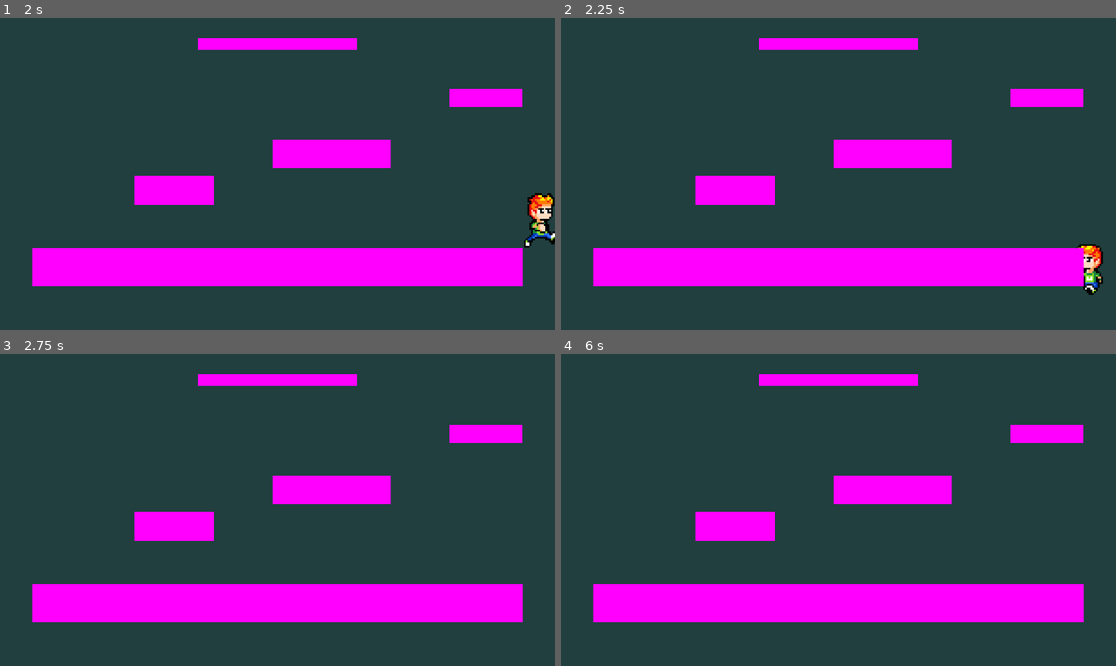
Above: before the commit, frames 1-4 (two rows, left to right).
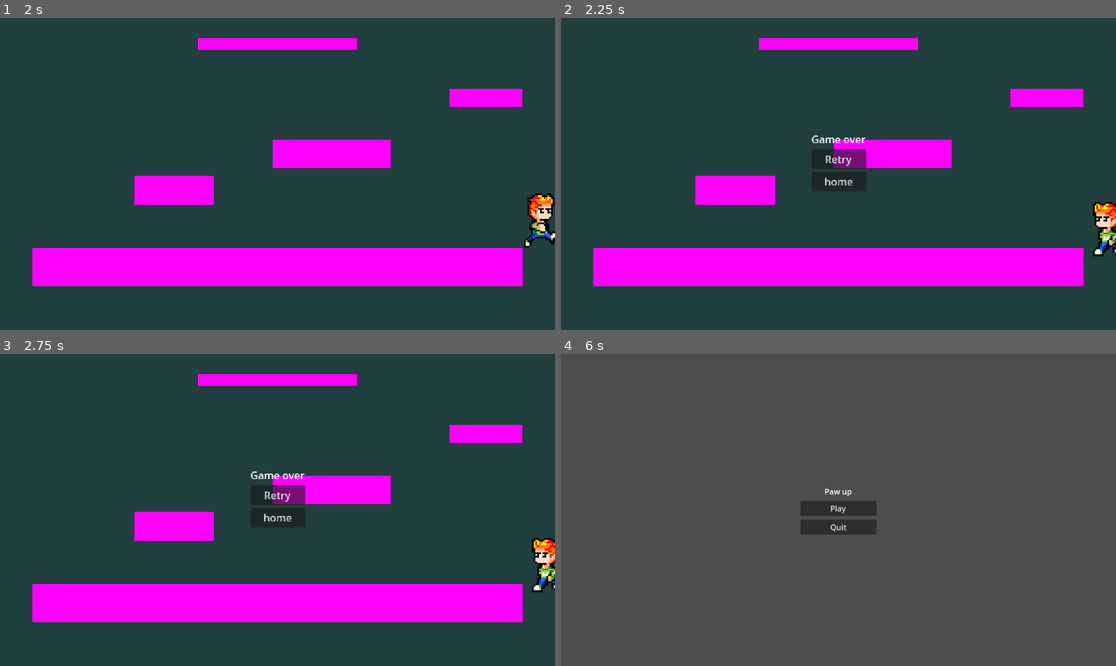
Above: after the commit, the same moments.

Repository: awowy/Cat-Game
Game: Godot game, scene res://scenes/main.tscn
Two runs of this game, one before a commit and one after it. Both use one fixed random seed, a clock stepped at 60 frames per second and the inputs below.
Inputs (mouse positions are in pixels of both pictures, inside the frame that each line leads up to):
- Up to frame 1 (2 s): tap Enter (ui_accept) at 0.5, 0.77, 1.52 s; hold D (Right) from 0.53 s (still down)
- Up to frame 2 (2.25 s): release D (Right) at 2.03 s; hold A (Left) from 2.03 s (still down)
- Up to frame 3 (2.75 s): keep holding A (Left)
- Up to frame 4 (6 s): release A (Left) at 2.75 s; click (838, 494) at 2.75 s, where only the run after the commit has a clickable "Retry"; hold D (Right) 3.53-5.03 s; tap Enter (ui_accept) at 3.77, 4.52, 5.27 s; hold A (Left) 5.03-5.75 s; click (838, 516) at 5.75 s, where only the run after the commit has a clickable "home"

Frame 1 is identical in both runs. In frame 2, 1.6% of the frame differs, in the area x 45-100%, y 37-89%; in frame 3, 1.2%; in frame 4, 99%, in the area x 0-100%, y 0-100%.

Commit message:
feat: add game over

Diff:
--- /dev/null
+++ b/cat-game/scenes/gameover.tscn
@@ -0,0 +1,41 @@
+[gd_scene load_steps=2 format=3 uid="uid://d2oykhduxfl88"]
+
+[ext_resource type="Script" uid="uid://dplnrxhyeasli" path="res://scripts/gameover.gd" id="1_ncp31"]
+
+[node name="Gameover" type="Control"]
+layout_mode = 3
+anchors_preset = 15
+anchor_right = 1.0
+anchor_bottom = 1.0
+grow_horizontal = 2
+grow_vertical = 2
+script = ExtResource("1_ncp31")
+
+[node name="VBoxContainer" type="VBoxContainer" parent="."]
+layout_mode = 1
+anchors_preset = 8
+anchor_left = 0.5
+anchor_top = 0.5
+anchor_right = 0.5
+anchor_bottom = 0.5
+offset_left = -20.0
+offset_top = -20.0
+offset_right = 20.0
+offset_bottom = 20.0
+grow_horizontal = 2
+grow_vertical = 2
+
+[node name="Label" type="Label" parent="VBoxContainer"]
+layout_mode = 2
+text = "Game over"
+
+[node name="retrybutton" type="Button" parent="VBoxContainer"]
+layout_mode = 2
+text = "Retry"
+
+[node name="homebutton" type="Button" parent="VBoxContainer"]
+layout_mode = 2
+text = "home"
+
+[connection signal="pressed" from="VBoxContainer/retrybutton" to="." method="_on_retrybutton_pressed"]
+[connection signal="pressed" from="VBoxContainer/homebutton" to="." method="_on_homebutton_pressed"]
--- a/cat-game/scenes/main.tscn
+++ b/cat-game/scenes/main.tscn
@@ -1,14 +1,18 @@
-[gd_scene load_steps=7 format=3 uid="uid://b1g2emsj6dnqc"]
+[gd_scene load_steps=9 format=3 uid="uid://b1g2emsj6dnqc"]
 
 [ext_resource type="PackedScene" path="res://scenes/player.tscn" id="1_sugp2"]
-[ext_resource type="PackedScene" uid="uid://coaf5p7klldq2" path="res://scenes/camera_2d.tscn" id="2_jyhfs"]
+[ext_resource type="PackedScene" path="res://scenes/camera_2d.tscn" id="2_jyhfs"]
 [ext_resource type="PackedScene" path="res://scenes/placeholder_ground.tscn" id="3_tbgi4"]
 [ext_resource type="Texture2D" uid="uid://mqx5fysu7ua7" path="res://assets/Metroidvania Placeholder BG assets/Gothicvania/Background/NightTownParallax/night-town-background-sky.png" id="4_jyhfs"]
-[ext_resource type="Script" uid="uid://gbk0f8a8t7nt" path="res://scenes/camera_move_detector.gd" id="5_tbgi4"]
+[ext_resource type="Script" uid="uid://qe577b6mulla" path="res://scripts/deathtrigger.gd" id="5_tbgi4"]
+[ext_resource type="PackedScene" uid="uid://d2oykhduxfl88" path="res://scenes/gameover.tscn" id="6_tefeu"]
 
 [sub_resource type="SegmentShape2D" id="SegmentShape2D_tefeu"]
-a = Vector2(-132.5899, 0)
-b = Vector2(132.5899, 0)
+a = Vector2(-108, 20)
+b = Vector2(-108, -1)
+
+[sub_resource type="RectangleShape2D" id="RectangleShape2D_jyhfs"]
+size = Vector2(25.5, 185)
 
 [node name="Node2D" type="Node2D"]
 
@@ -42,7 +46,6 @@
 [node name="PlaceholderGround5" parent="." instance=ExtResource("3_tbgi4")]
 position = Vector2(0, -116)
 scale = Vector2(0.32430828, 0.30798104)
-script = ExtResource("5_tbgi4")
 
 [node name="Area2D" type="Area2D" parent="PlaceholderGround5"]
 
@@ -55,4 +58,32 @@
 
 [node name="BuildingOnBeginning2D" type="Sprite2D" parent="."]
 
+[node name="deathtrigger" type="Area2D" parent="."]
+position = Vector2(147, -11)
+script = ExtResource("5_tbgi4")
+
+[node name="CollisionShape2D" type="CollisionShape2D" parent="deathtrigger"]
+position = Vector2(18.5, -36.5)
+shape = SubResource("RectangleShape2D_jyhfs")
+
+[node name="CollisionShape2D2" type="CollisionShape2D" parent="deathtrigger"]
+position = Vector2(-315, -36)
+shape = SubResource("RectangleShape2D_jyhfs")
+
+[node name="CollisionShape2D3" type="CollisionShape2D" parent="deathtrigger"]
+position = Vector2(-146, 60)
+scale = Vector2(15.015, 0.11)
+shape = SubResource("RectangleShape2D_jyhfs")
+
+[node name="Gameover" parent="." instance=ExtResource("6_tefeu")]
+anchors_preset = 8
+anchor_left = 0.5
+anchor_top = 0.5
+anchor_right = 0.5
+anchor_bottom = 0.5
+offset_top = -48.0
+offset_bottom = -48.0
+scale = Vector2(0.35559675, 0.35559675)
+size_flags_vertical = 4
+
 [connection signal="body_entered" from="PlaceholderGround5/Area2D" to="PlaceholderGround5" method="_on_area_2d_body_entered"]
--- /dev/null
+++ b/cat-game/scripts/deathtrigger.gd
@@ -0,0 +1,15 @@
+extends Area2D
+
+func _ready():
+	var death_area = get_node("../deathtrigger")
+	death_area.body_entered.connect(_on_player_entered)
+
+func _on_player_entered(body):
+	if body.name == "Player":
+		gameover()
+
+func gameover():
+	var go = get_parent().get_node("Gameover")
+	go.visible = true
+	go.process_mode = Node.PROCESS_MODE_ALWAYS
+	get_tree().paused = true
--- /dev/null
+++ b/cat-game/scripts/gameover.gd
@@ -0,0 +1,25 @@
+extends Control
+
+
+# Called when the node enters the scene tree for the first time.
+func _ready() -> void:
+
+	visible = false
+
+
+# Called every frame. 'delta' is the elapsed time since the previous frame.
+func _process(delta: float) -> void:
+	pass
+
+
+func _on_retrybutton_pressed():
+	get_tree().paused = false
+	visible = false
+	get_tree().reload_current_scene()
+
+
+
+
+func _on_homebutton_pressed():
+	get_tree().paused = false
+	get_tree().change_scene_to_file("res://scenes/mainmenu.tscn")
Not shown: 1 places in cat-game/scenes/camera_2d.tscn that only renumber resources
Not shown, added: cat-game/scripts/deathtrigger.gd.uid
Not shown, added: cat-game/scripts/gameover.gd.uid
